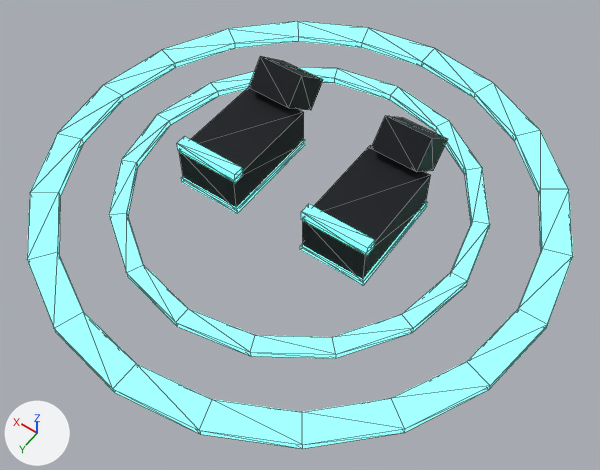
The glTF model assets3d/gear/gear_sin_t5.glb: old version first, new version second.
The view is the same before and after, from a 50 mm camera at (-0.556, 0.728, 1.114) aimed at (-0.075, 0.054, 0.055). The axes (+X, +Y, +Z) are drawn at lower left. The lights are the same throughout. The older version comes first. Mesh edges are drawn as thin lines. Vertices at exactly the same position are counted once.

Script lines for the objects in view, before the commit:
```python
me_gear_sin_t5 = bpy.data.meshes.new('gear_sin_t5')
me_gear_sin_t5.from_pydata(...)  # 208 vertices, 384 faces; spans x -0.47..0.47, y -0.52..0.42, z -0.003..0.145
# faces by material slot: [48, 24, 312]
me_gear_sin_t5.materials.append(mat_m__14161c)  # black #0c0e15
me_gear_sin_t5.materials.append(mat_m__5fe3c0_glow)  # green #5fe4c1, glowing green #6bffd9
me_gear_sin_t5.materials.append(mat_m__5fe3c0_glow_001)  # green #5fe4c1, glowing green #6bffd9
ob_gear_sin_t5 = bpy.data.objects.new('gear_sin_t5', me_gear_sin_t5)
ob_gear_sin_t5.location = (0.0, 0.0, 0.0)
```
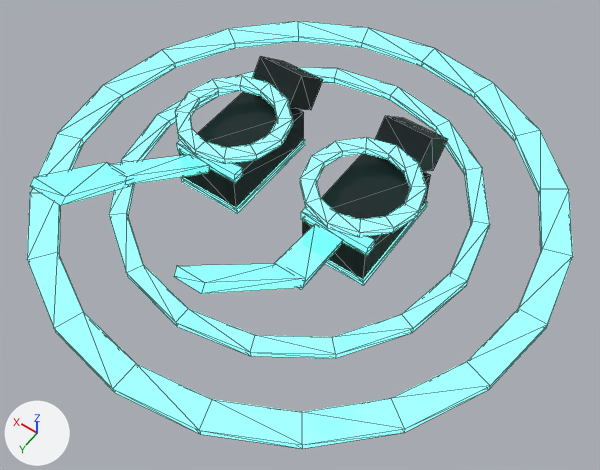
Location of each change, (x1, y1, x2, y2) in pixels of the pictures (600 x 470 px):
part 1 of me_gear_sin_t5, added: after (175, 76, 293, 164)
part 2 of me_gear_sin_t5, added: after (300, 137, 427, 237)
part 3 of me_gear_sin_t5, added: after (174, 224, 343, 294)
part 4 of me_gear_sin_t5, added: after (30, 155, 209, 206)

Patch to the scene script:
```diff
--- a/assets3d/gear/gear_sin_t5.glb.py
+++ b/assets3d/gear/gear_sin_t5.glb.py
@@ mat_m__5fe3c0_glow_002 @@
+mat_m__5fe3c0_glow_002 = principled_material('M_#5FE3C0_glow.002')
+mat_m__5fe3c0_glow_002.base_color = (0.114, 0.774, 0.536)  # green #5fe4c1
+mat_m__5fe3c0_glow_002.roughness = 0.9
+mat_m__5fe3c0_glow_002.emission_color = (0.147, 1.0, 0.692)  # green #6bffd9
+mat_m__5fe3c0_glow_002.emission_strength = 1.858
@@ mat_m__5fe3c0_shell @@
+mat_m__5fe3c0_shell = principled_material('M_#5FE3C0_shell')
+mat_m__5fe3c0_shell.base_color = (0.114, 0.774, 0.536)  # green #5fe4c1
+mat_m__5fe3c0_shell.roughness = 0.6
+mat_m__5fe3c0_shell.alpha = 0.45
+mat_m__5fe3c0_shell.emission_color = (0.147, 1.0, 0.692)  # green #6bffd9
+mat_m__5fe3c0_shell.emission_strength = 1.239
@@ me_gear_sin_t5 @@
 # used by ob_gear_sin_t5; location = (0.0, 0.0, 0.0)
-me_gear_sin_t5.from_pydata(...)  # 208 vertices, 384 faces; spans x -0.47..0.47, y -0.52..0.42, z -0.003..0.145
+me_gear_sin_t5.from_pydata(...)  # 336 vertices, 624 faces; spans x -0.47..0.47, y -0.52..0.42, z -0.003..0.313
+# me_gear_sin_t5 part 1: a new loose piece of 48 vertices spanning x 0.03..0.23, y -0.14..0.06, z 0.12..0.132, in mat_m__5fe3c0_glow_002 (green #5fe4c1, glowing green #6bffd9)
+# me_gear_sin_t5 part 2: a new loose piece of 48 vertices spanning x -0.23..-0.03, y -0.14..0.06, z 0.12..0.132, in mat_m__5fe3c0_glow_002 (green #5fe4c1, glowing green #6bffd9)
+# me_gear_sin_t5 part 3
+# 16 vertices are added at x -0.186..-0.094, y 0.051..0.35, z 0.088..0.313
+# 24 new faces join them, mat_m__5fe3c0_shell (green #5fe4c1, glowing green #6bffd9)
+# me_gear_sin_t5 part 4
+# 16 vertices are added at x 0.094..0.186, y 0.051..0.35, z 0.088..0.313
+# 24 new faces join them, mat_m__5fe3c0_shell (green #5fe4c1, glowing green #6bffd9)
 me_gear_sin_t5.materials.append(mat_m__14161c)
@@ me_gear_sin_t5 @@
 me_gear_sin_t5.materials.append(mat_m__5fe3c0_glow_001)
+me_gear_sin_t5.materials.append(mat_m__5fe3c0_glow_002)  # green #5fe4c1, glowing green #6bffd9
+me_gear_sin_t5.materials.append(mat_m__5fe3c0_shell)  # green #5fe4c1, glowing green #6bffd9
```
